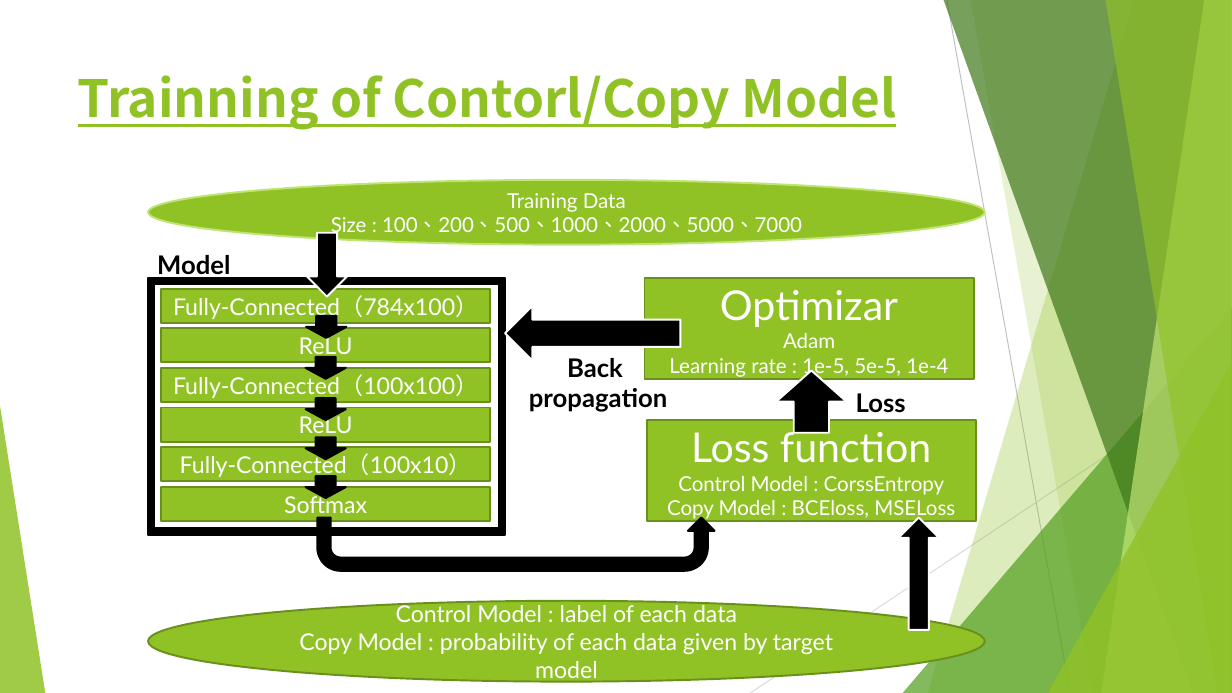
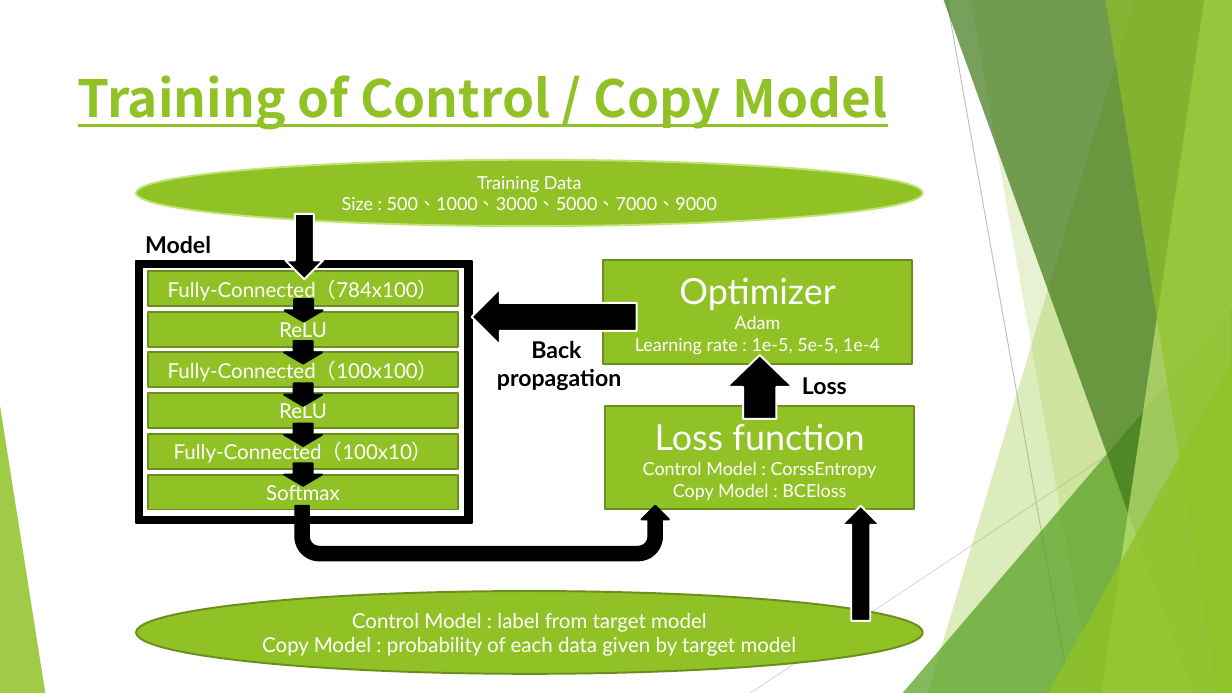
Before and after one commit to chengdejerrylin/Electrical-Engineering-Lab---networking-and-Multinmedia, a slide deck: slide 8 of final_demo.pptx (slide 7 before the commit). Drawn at 1232x693 pixels with LibreOffice and Linux fonts; fonts in the diff are those of the drawing. Boxes give left, top, right and bottom in pixels: in the first picture for what was removed or moved away, otherwise in the second. Text is boxed around its words. In the diff, an @@ line names an element or a change of style, - is before the commit and + after.

```diff
--- a/final_demo.pptx
+++ b/final_demo.pptx
@@ title at bbox=[78, 75, 888, 130]: text changed @@
-Trainning of Contorl/Copy Model
+Training of Control / Copy Model
@@ ellipse "Training Data": place and size @@
-ellipse "Training Data" at bbox=[148, 180, 985, 245]
+ellipse "Training Data" at bbox=[136, 160, 922, 226]
@@ text in ellipse at bbox=[477, 176, 582, 193]: size 16 to 14 pt in "Training Data" @@
@@ text in ellipse at bbox=[342, 197, 717, 210]: text changed; size 16 to 14 pt @@
-Size : 100、200、500、1000、2000、5000、7000
+Size : 500、1000、3000、5000、7000、9000
@@ text "Model": place and size @@
-text "Model" at bbox=[157, 255, 230, 280]
+text "Model" at bbox=[145, 235, 211, 253]
@@ down arrow: place and size @@
-down arrow at bbox=[307, 233, 348, 297]
+down arrow at bbox=[286, 214, 323, 280]
@@ frame: place and size @@
-frame at bbox=[148, 278, 505, 535]
+frame at bbox=[136, 261, 471, 523]
@@ rectangle "Optimizer": place and size @@
-rectangle "Optimizer" at bbox=[644, 278, 973, 379]
+rectangle "Optimizer" at bbox=[603, 261, 912, 364]
@@ size 18 to 16 pt in 6 elements at bbox=[148, 475, 457, 510], bbox=[148, 433, 457, 469], bbox=[148, 393, 457, 428], bbox=[148, 352, 457, 387], bbox=[148, 312, 457, 348], bbox=[148, 272, 457, 307] @@
@@ rectangle "Fully-Connected（784x100）": place and size @@
-rectangle "Fully-Connected（784x100）" at bbox=[161, 289, 490, 323]
+rectangle "Fully-Connected（784x100）" at bbox=[148, 272, 457, 307]
@@ 5 down arrows: place and size @@
-5 down arrows at bbox=[306, 316, 347, 498]
+5 down arrows at bbox=[284, 299, 323, 485]
@@ down arrow: place and size @@
-down arrow at bbox=[505, 306, 681, 361]
+down arrow at bbox=[472, 289, 636, 345]
@@ text in rectangle at bbox=[679, 277, 835, 310]: text changed; size 32 to 28 pt @@
-Optimizar
+Optimizer
@@ rectangle "ReLU": place and size @@
-rectangle "ReLU" at bbox=[161, 328, 490, 362]
+rectangle "ReLU" at bbox=[148, 312, 457, 348]
@@ text in rectangle at bbox=[635, 315, 880, 356]: size 16 to 14 pt in "Adam", "Learning rate : 1e-5, 5e-5, 1e-4" @@
@@ rectangle "Fully-Connected（100x100）": place and size @@
-rectangle "Fully-Connected（100x100）" at bbox=[161, 368, 490, 402]
+rectangle "Fully-Connected（100x100）" at bbox=[148, 352, 457, 387]
@@ text "Back": place and size @@
-text "Back" at bbox=[529, 358, 667, 412]
+text "Back" at bbox=[497, 340, 621, 390]
@@ down arrow: place and size @@
-down arrow at bbox=[776, 371, 847, 433]
+down arrow at bbox=[726, 355, 793, 419]
@@ size 20 to 18 pt in 3 elements at bbox=[145, 235, 211, 253], bbox=[497, 340, 621, 390], bbox=[802, 377, 847, 395] @@
@@ text "Loss": place and size @@
-text "Loss" at bbox=[856, 393, 906, 413]
+text "Loss" at bbox=[802, 377, 847, 395]
@@ rectangle "ReLU": place and size @@
-rectangle "ReLU" at bbox=[161, 408, 490, 442]
+rectangle "ReLU" at bbox=[148, 393, 457, 428]
@@ rectangle "Loss function": place and size @@
-rectangle "Loss function" at bbox=[647, 421, 976, 521]
+rectangle "Loss function" at bbox=[605, 406, 915, 509]
@@ text in rectangle at bbox=[643, 419, 877, 478]: size 32 to 28 pt in "Loss function"; size 16 to 14 pt in "Control Model : CorssEntropy" @@
@@ rectangle "Fully-Connected（100x10）": place and size @@
-rectangle "Fully-Connected（100x10）" at bbox=[161, 447, 490, 482]
+rectangle "Fully-Connected（100x10）" at bbox=[148, 433, 457, 469]
@@ rectangle "Softmax": place and size @@
-rectangle "Softmax" at bbox=[161, 487, 490, 521]
+rectangle "Softmax" at bbox=[148, 475, 457, 510]
@@ uturn arrow: place and size @@
-uturn arrow at bbox=[317, 518, 714, 571]
+uturn arrow at bbox=[296, 506, 669, 560]
@@ text in rectangle at bbox=[673, 483, 846, 500]: text changed; size 16 to 14 pt @@
-Copy Model : BCEloss, MSELoss
+Copy Model : BCEloss
@@ down arrow: place and size @@
-down arrow at bbox=[899, 518, 940, 630]
+down arrow at bbox=[842, 506, 880, 621]
@@ ellipse "Control Model : label from ...": place and size @@
-ellipse "Control Model : label from ..." at bbox=[148, 601, 985, 681]
+ellipse "Control Model : label from ..." at bbox=[136, 592, 922, 675]
@@ text in ellipse at bbox=[352, 613, 707, 632]: text changed; size 18 to 16 pt @@
-Control Model : label of each data
+Control Model : label from target model
@@ text in ellipse at bbox=[262, 637, 797, 656]: size 18 to 16 pt in "Copy Model : probability of each data ..." @@
```
Also in this commit, not shown: 4 other slides changed, 1 slide added, 4 other files.
